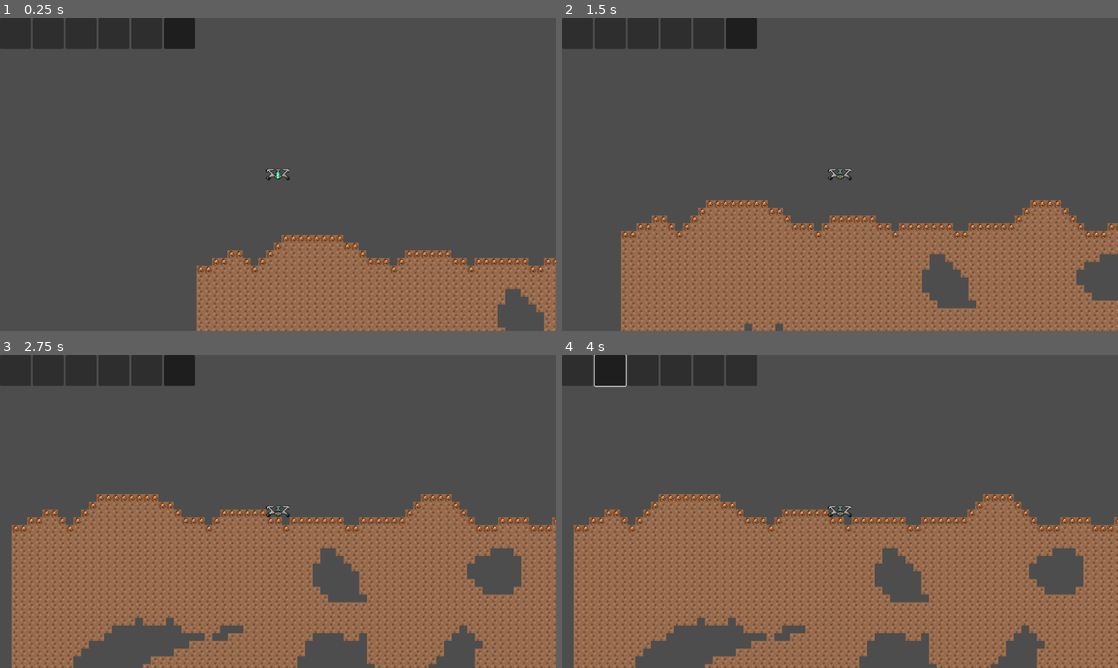
Above: before the commit, frames 1-4 (two rows, left to right).
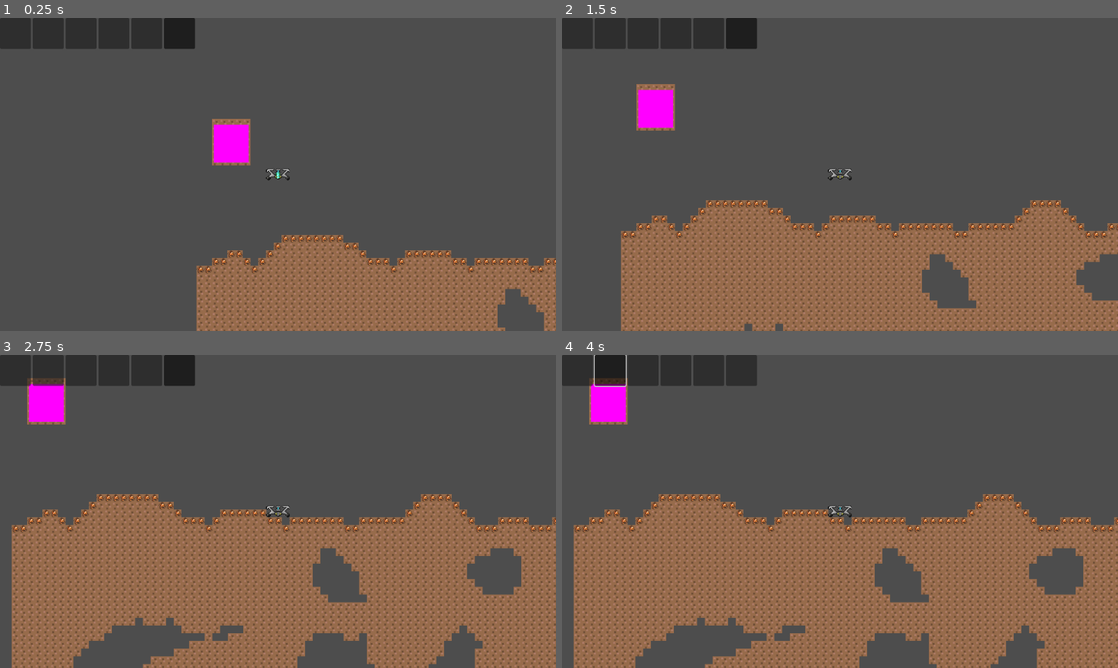
Above: after the commit, the same moments.

Repository: milana-94888u/curiostray
Game: Godot game, scene res://src/scenes/world/world.tscn
The game is run twice, just before and just after one commit, with the same random seed, the same clock (stepped at 60 frames per second) and the same inputs.
Inputs (mouse positions are in pixels of both pictures, inside the frame that each line leads up to):
- Up to frame 1 (0.25 s): no input
- Up to frame 2 (1.5 s): move the mouse to (962, 158) at 0.52 s; hold D (right) from 0.53 s (still down); click (962, 158) at 0.67 s; tap Space (jump) at 0.77 s; move the mouse to (728, 190) at 1.27 s
- Up to frame 3 (2.75 s): tap Space (jump) at 1.52 s; move the mouse to (333, 442) at 2.02 s; release D (right) at 2.03 s; hold A (left) from 2.03 s (still down)
- Up to frame 4 (4 s): release A (left) at 2.75 s; click (578, 370) at 2.75 s; click (612, 370) at 3.5 s

The runs differ from the first frame. In frame 1, 1.0% of the frame differs, in the area x 38-46%, y 32-48%; in frame 2, 1.0%; in frame 3, 1.0%; in frame 4, 1.0%.

Commit message:
add build blocker

Diff:
--- a/src/scenes/world/building.tscn
+++ b/src/scenes/world/building.tscn
@@ -1,6 +1,6 @@
 [gd_scene load_steps=4 format=3 uid="uid://ixkwfi3tpv32"]
 
-[ext_resource type="Script" path="res://src/scenes/world/building.gd" id="1_ltcfw"]
+[ext_resource type="Script" path="res://src/utils/build_blocker.gd" id="1_myx1b"]
 
 [sub_resource type="RectangleShape2D" id="RectangleShape2D_q843q"]
 size = Vector2(72, 78)
@@ -8,12 +8,14 @@
 [sub_resource type="PlaceholderTexture2D" id="PlaceholderTexture2D_tlf7e"]
 
 [node name="Building" type="Area2D"]
-script = ExtResource("1_ltcfw")
 
 [node name="CollisionShape2D" type="CollisionShape2D" parent="."]
 position = Vector2(26, 29)
 shape = SubResource("RectangleShape2D_q843q")
 
+[node name="BuildBlocker" type="Node" parent="CollisionShape2D"]
+script = ExtResource("1_myx1b")
+
 [node name="Sprite2D" type="Sprite2D" parent="."]
 position = Vector2(26, 29)
 scale = Vector2(72, 78)
--- a/src/scenes/world/world.tscn
+++ b/src/scenes/world/world.tscn
@@ -10,6 +10,7 @@
 [ext_resource type="Script" path="res://src/scenes/world/world.gd" id="8_ib7oy"]
 [ext_resource type="PackedScene" uid="uid://cxc0xkdjr21h2" path="res://src/scenes/player/player.tscn" id="11_iomqm"]
 [ext_resource type="Script" path="res://src/scenes/world/BuildBlockingBodiesManager.gd" id="11_ykvhv"]
+[ext_resource type="PackedScene" uid="uid://ixkwfi3tpv32" path="res://src/scenes/world/building.tscn" id="12_ilfws"]
 [ext_resource type="Script" path="res://src/scenes/world/WorldGenerator.gd" id="12_imxky"]
 
 [sub_resource type="TileSetAtlasSource" id="TileSetAtlasSource_s6ptp"]
@@ -113,3 +114,6 @@
 [node name="BuildBlockingBodiesManager" type="Node" parent="." node_paths=PackedStringArray("world")]
 script = ExtResource("11_ykvhv")
 world = NodePath("..")
+
+[node name="Building" parent="." instance=ExtResource("12_ilfws")]
+position = Vector2(46, -202)
--- /dev/null
+++ b/src/utils/build_blocker.gd
@@ -0,0 +1,9 @@
+class_name BuildBlocker
+extends Node
+
+
+func _ready() -> void:
+	var collision_shape := get_parent() as CollisionShape2D
+	if not collision_shape.is_node_ready():
+		await collision_shape.ready
+	BlockBreakManager.blocking_body_set.emit(collision_shape)
Not shown: 1 places in src/scenes/world/world.tscn that only renumber resources
